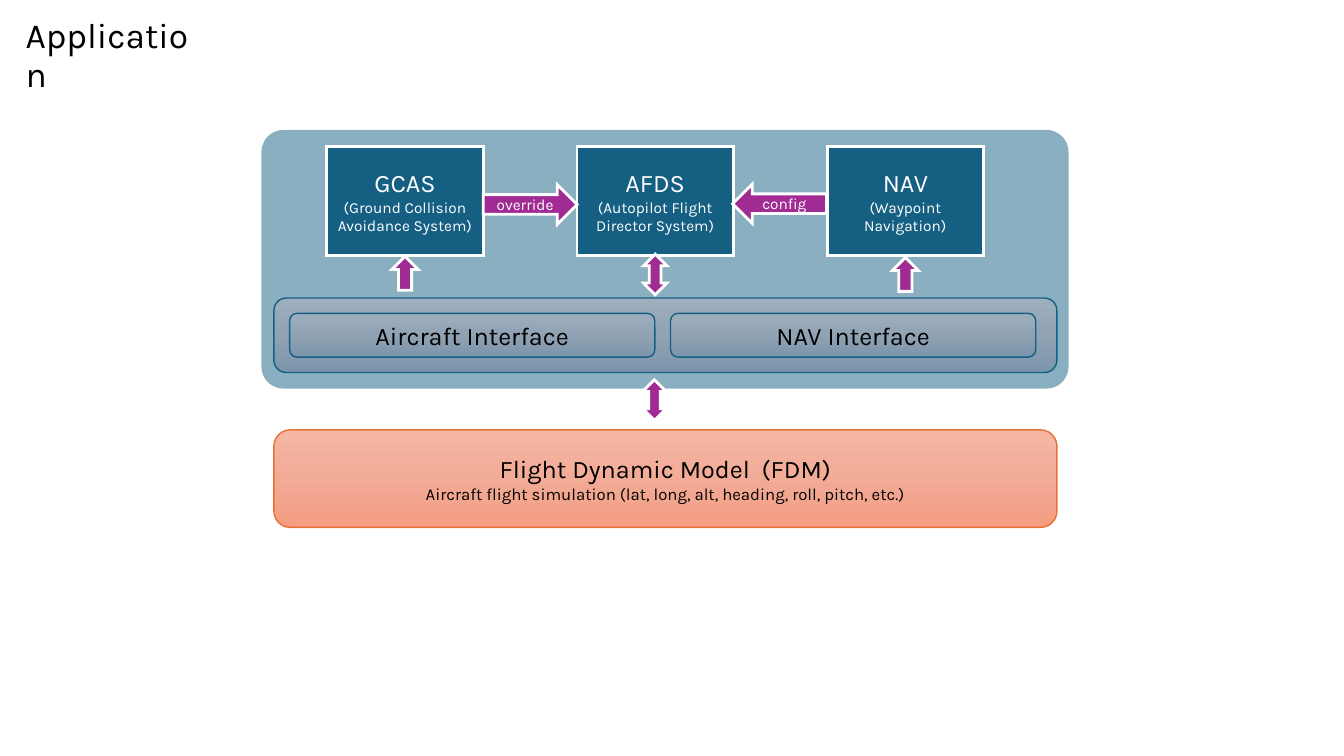
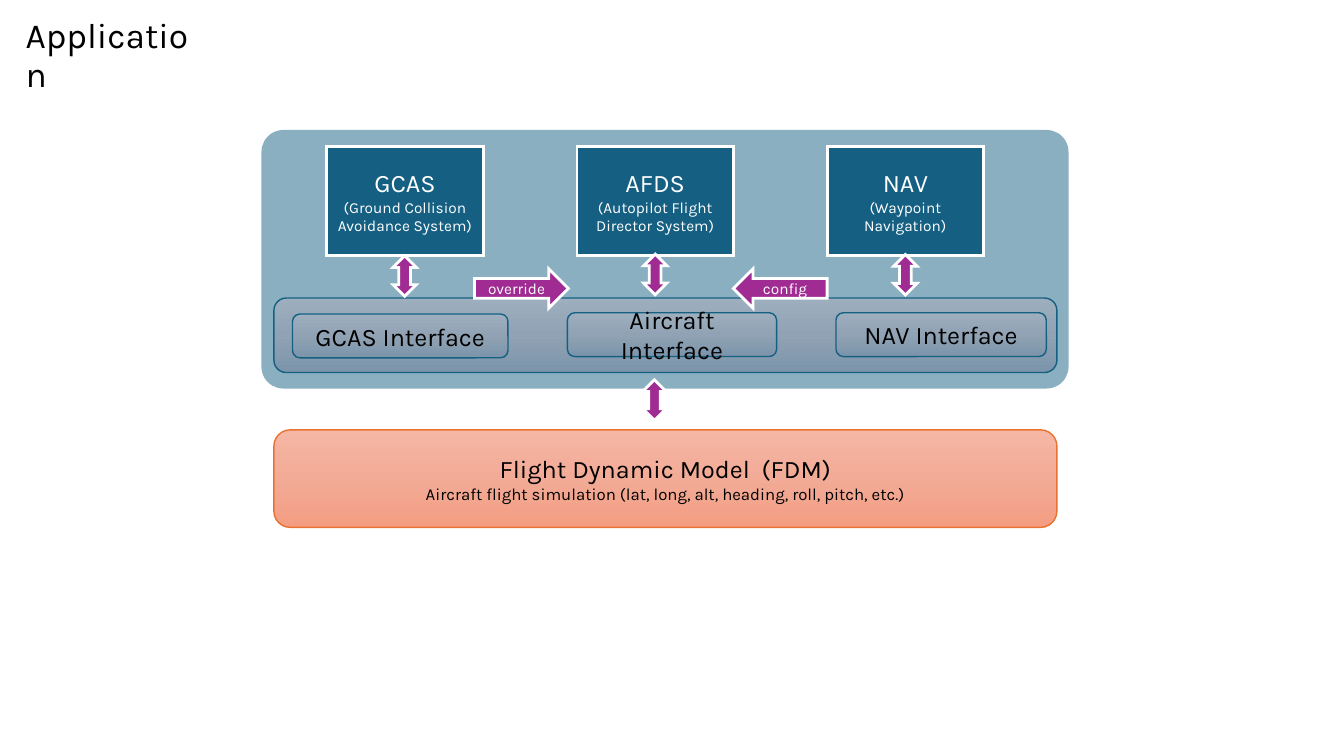
Before and after one commit to toastfr35/Autopilot, a slide deck: slide 1 of Documentation/application.pptx. Drawn at 1344x756 pixels with LibreOffice and Linux fonts; fonts in the diff are those of the drawing. Boxes give left, top, right and bottom in pixels: in the first picture for what was removed or moved away, otherwise in the second. Text is boxed around its words. In the diff, an @@ line names an element or a change of style, - is before the commit and + after.

Commit message:
Improved slides

```diff
--- a/Documentation/application.pptx
+++ b/Documentation/application.pptx
@@ up down arrow at [393,256,416,296]: down arrow to up down arrow; mirrored @@
@@ up down arrow: place and size @@
-up down arrow at [392,256,418,290]
+up down arrow at [393,256,416,296]
@@ right arrow "override": place and size @@
-right arrow "override" at [483,185,577,224]
+right arrow "override" at [475,269,569,309]
@@ right arrow "config": place and size @@
-right arrow "config" at [733,185,827,224]
+right arrow "config" at [734,269,828,309]
@@ up down arrow: place and size @@
-up down arrow at [892,257,919,291]
+up down arrow at [894,255,918,295]
@@ up down arrow at [894,255,918,295]: down arrow to up down arrow; mirrored @@
@@ rounded rectangle added at [292,315,508,358], fill gradient #9EAFBF to #91A3B4 to #7C95AB, outline #156082 1 pt, 18 pt, text #000000 @@
+GCAS Interface
@@ rounded rectangle "Aircraft Interface": place and size @@
-rounded rectangle "Aircraft Interface" at [289,314,654,357]
+rounded rectangle "Aircraft Interface" at [568,313,777,356]
@@ rounded rectangle "NAV Interface": place and size @@
-rounded rectangle "NAV Interface" at [670,314,1035,357]
+rounded rectangle "NAV Interface" at [836,313,1047,356]
```
Also in this commit, not shown: 2 other slides changed, 4 slides added, 1 other file.
